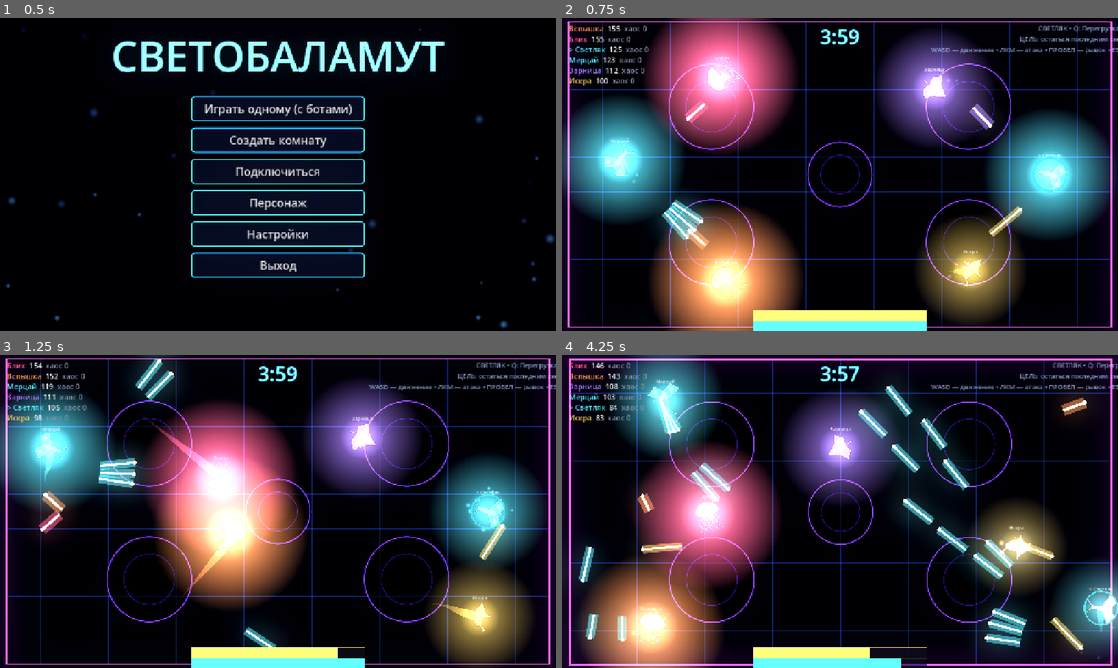
Above: before the commit, frames 1-4 (two rows, left to right).
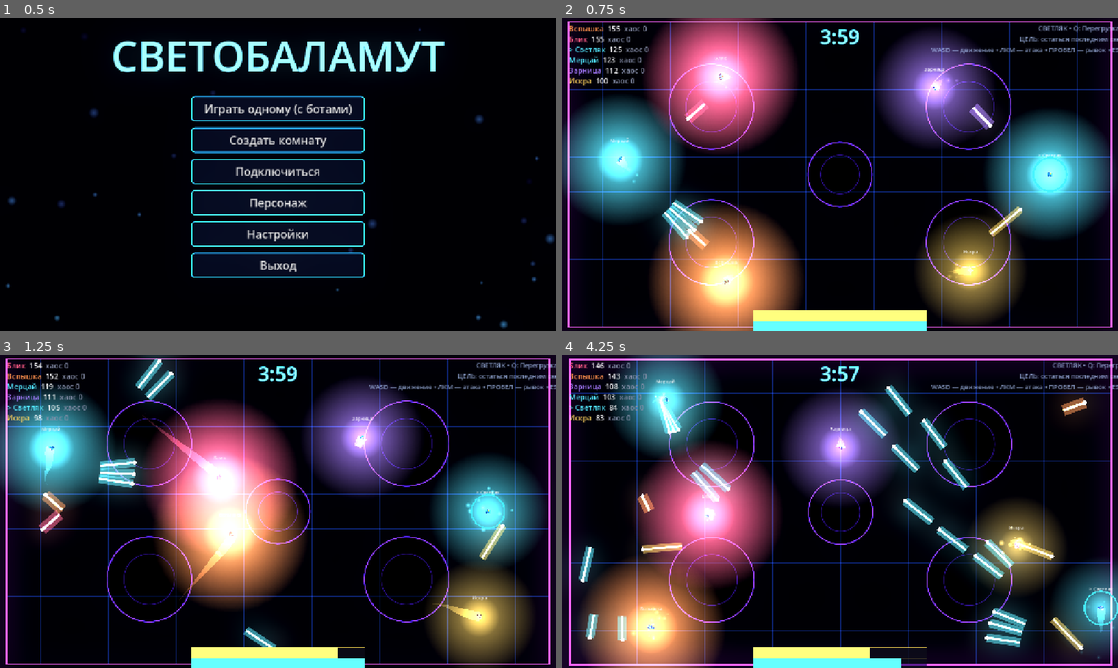
Above: after the commit, the same moments.

Repository: DvoreZZKy/svetobalamut
Game: Godot game, scene res://scenes/menu.tscn
Two runs of this game, one before a commit and one after it. Both use one fixed random seed, a clock stepped at 60 frames per second and the inputs below.
Inputs (mouse positions are in pixels of both pictures, inside the frame that each line leads up to):
- Up to frame 1 (0.5 s): no input
- Up to frame 2 (0.75 s): click "Играть одному (с ботами)" at 0.5 s
- Up to frame 3 (1.25 s): no input
- Up to frame 4 (4.25 s): tap Enter (restart) at 1.25 s; move the mouse to (962, 495) at 1.27 s; hold D (right) 1.28-2.03 s; tap Q (ability) at 1.35 s; click (962, 495) at 1.42 s; move the mouse to (728, 527) at 2.02 s; hold S (down) 2.03-2.78 s; tap Space (dash) at 2.1 s; move the mouse to (895, 442) at 2.77 s; press the mouse at (895, 442) at 2.78 s; hold D (right) 2.78-3.53 s; move the mouse to (812, 574) at 3.52 s; release the mouse at (812, 574) at 3.53 s; hold W (up) from 3.53 s (still down); tap E (possess) at 3.6 s; click (812, 574) at 3.67 s

Frame 1 is identical in both runs. In frame 2, 0.9% of the frame differs, in the area x 7-91%, y 12-90%; in frame 3, 0.6%; in frame 4, 1.8%, in the area x 12-100%, y 8-94%.

Commit message:
Use generated pixel art character textures

Diff:
--- a/scripts/arena.gd
+++ b/scripts/arena.gd
@@ -120,7 +120,7 @@
 	fade_grad.set_color(1, Color(1, 1, 1, 0))
 	trail_shader = load("res://shaders/trail.gdshader")
 	for i in 4:
-		player_tex.append(load("res://assets/sprites/player_%d.png" % i))
+		player_tex.append(PixelArt.make_player(i))
 	for i in 2:
 		eater_tex.append(load("res://assets/sprites/eater_%d.png" % i))
 
@@ -323,11 +323,11 @@
 	halo.material = add_mat
 	root.add_child(halo)
 	var spr := Sprite2D.new()
-	spr.texture = player_tex[pd.k % 4]
+	spr.texture = PixelArt.make_player(int(pd.k))
 	spr.texture_filter = CanvasItem.TEXTURE_FILTER_NEAREST
 	root.add_child(spr)
 	var outfit := Polygon2D.new()
-	outfit.z_index = 10
+	outfit.z_index = 2
 	var outfit_shapes := [
 		PackedVector2Array(),
 		PackedVector2Array([Vector2(-13, -5), Vector2(13, -5), Vector2(10, 12), Vector2(-10, 12)]),
@@ -336,11 +336,11 @@
 		PackedVector2Array([Vector2(-11, -5), Vector2(11, -5), Vector2(17, 17), Vector2(-17, 17)])
 	]
 	outfit.polygon = outfit_shapes[int(pd.get("outfit", 0)) % outfit_shapes.size()]
-	outfit.scale = Vector2(0.92, 0.92)
+	outfit.scale = Vector2(1.2, 1.2)
 	outfit.color = [Color("#26334f"), Color("#f4d35e"), Color("#3ddc97"), Color("#f05d9b"), Color("#d6e4ff")][int(pd.get("outfit", 0)) % 5]
 	root.add_child(outfit)
 	var hat := Polygon2D.new()
-	hat.z_index = 11
+	hat.z_index = 3
 	var hat_shapes := [
 		PackedVector2Array(),
 		PackedVector2Array([Vector2(-15, -22), Vector2(-10, -37), Vector2(-3, -27), Vector2(2, -42), Vector2(8, -27), Vector2(15, -22)]),
@@ -350,7 +350,7 @@
 	]
 	hat.polygon = hat_shapes[int(pd.get("hat", 0)) % hat_shapes.size()]
 	hat.color = Color("#ffe27a")
-	hat.scale = Vector2(0.9, 0.9)
+	hat.scale = Vector2(1.15, 1.15)
 	root.add_child(hat)
 	var local_ring := Line2D.new()
 	local_ring.width = 5.0
